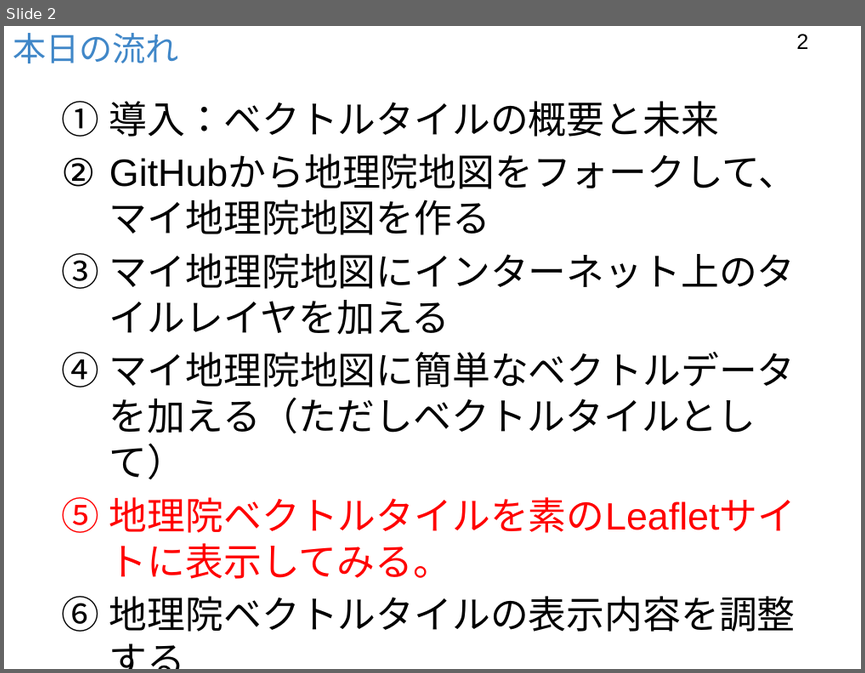
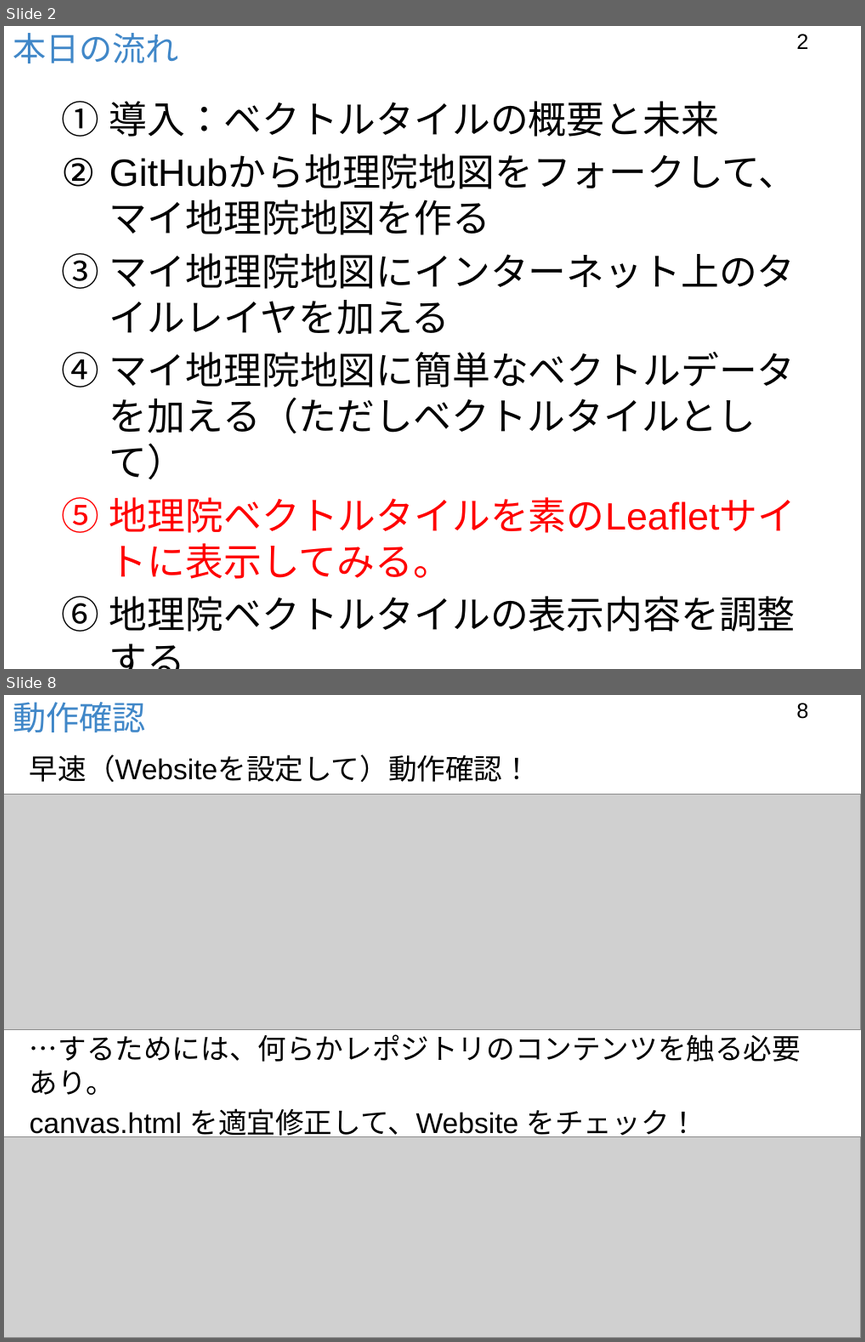
Before and after one commit to foss4g-tokyo-vt/slides, a slide deck: 151009ベクトルタイル利用サイトを作ろうPt.5.pptx. Shown one above the other, each under a label of ours: slide 2 before the commit, slides 2 and 8 after it; the slides between them are not shown. The pictures are 865x673 and 865x1342 pixels, drawn with LibreOffice and Linux fonts; fonts in the diff are those of the drawing; grey boxes stand for pictures; background and template pictures are left out. Boxes give left, top, right and bottom in pixels: in the first picture for what was removed or moved away, otherwise in the second. Text is boxed around its words. In the diff, an @@ line names an element or a change of style, - is before the commit and + after.

```diff
--- a/151009ベクトルタイル利用サイトを作ろうPt.5.pptx
+++ b/151009ベクトルタイル利用サイトを作ろうPt.5.pptx
@@ slide 8 added at bbox=[4, 695, 861, 1338], background #FFFFFF @@
@@ title added at bbox=[12, 702, 146, 732], 28 pt, text #4087C8 @@
+動作確認
@@ page number added at bbox=[796, 703, 808, 719], 18 pt, text #000000 @@
+8
@@ text added at bbox=[30, 755, 800, 1141], 24 pt, text #000000 @@
+早速（Websiteを設定して）動作確認！
+…するためには、何らかレポジトリのコンテンツを触る必要あり。
+canvas.html を適宜修正して、Website をチェック！
@@ picture added at bbox=[4, 794, 861, 1030] @@
@@ picture added at bbox=[4, 1136, 861, 1338] @@
```
Also in this commit, not shown: 5 other slides added, 2 other files.
